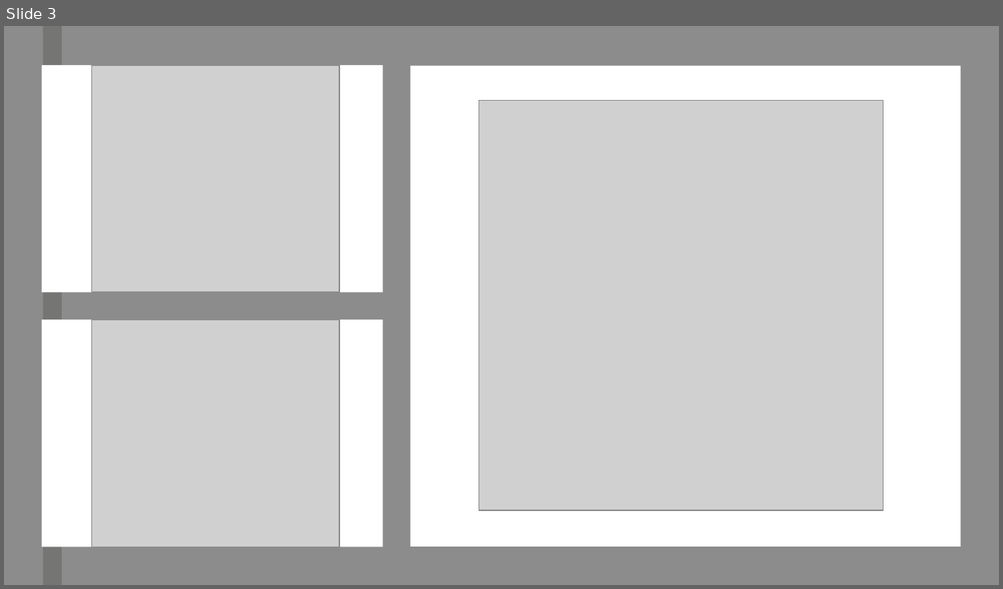
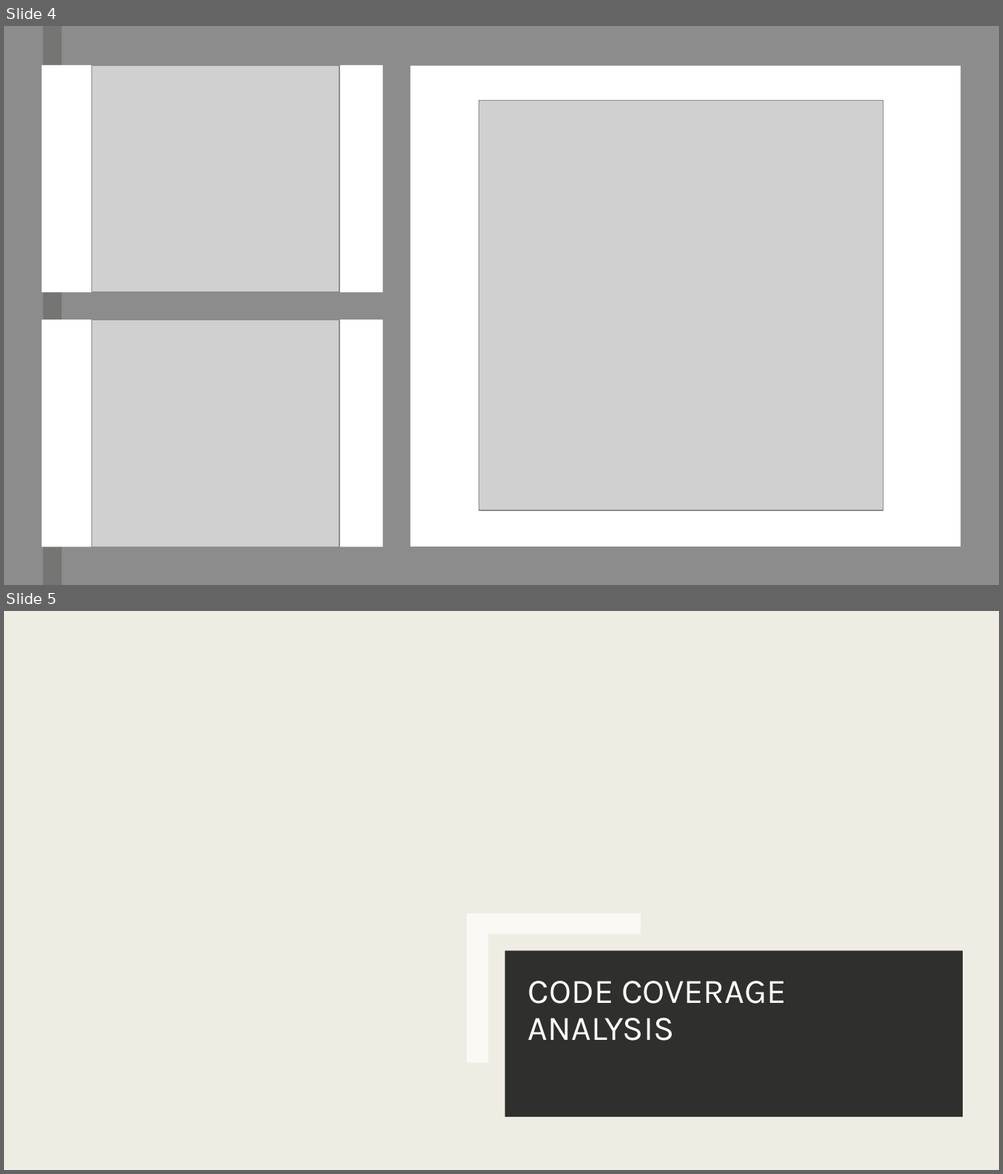
Before and after one commit to 7UsmanS/Java-TetrisTest-master, a slide deck: Java-TetrisTest-master/documentation/Presentation - Group.pptx. Shown one above the other, each under a label of ours: slide 3 before the commit, slides 4 and 5 after it. The pictures are 1003x589 and 1003x1174 pixels, drawn with LibreOffice and Linux fonts; fonts in the diff are those of the drawing; grey boxes stand for pictures; background and template pictures are left out; a plain dark background stands for a picture behind light text. Boxes give left, top, right and bottom in pixels: in the first picture for what was removed or moved away, otherwise in the second. Text is boxed around its words. In the diff, an @@ line names an element or a change of style, - is before the commit and + after.

```diff
--- a/Java-TetrisTest-master/documentation/Presentation - Group.pptx
+++ b/Java-TetrisTest-master/documentation/Presentation - Group.pptx
@@ slide 5 added at [4,611,999,1170], background picture (left out); not listed: 1 template element that a slide beside it also shows @@
@@ rectangle added at [4,611,999,1170], fill #EFEDE3 @@
@@ freeform shape added at [466,914,640,1062], fill #FFFFFF at 70% opacity @@
@@ rectangle added at [504,951,962,1117], fill #000000 at 80% opacity @@
@@ title added at [528,981,785,1041], 25 pt, text #FFFFFF @@
+CODE COVERAGE ANALYSIS
@@ what was slide 3 is now slide 4 @@
```
Also in this commit, not shown: 2 slides changed, 6 other slides added, 2 slides removed.
